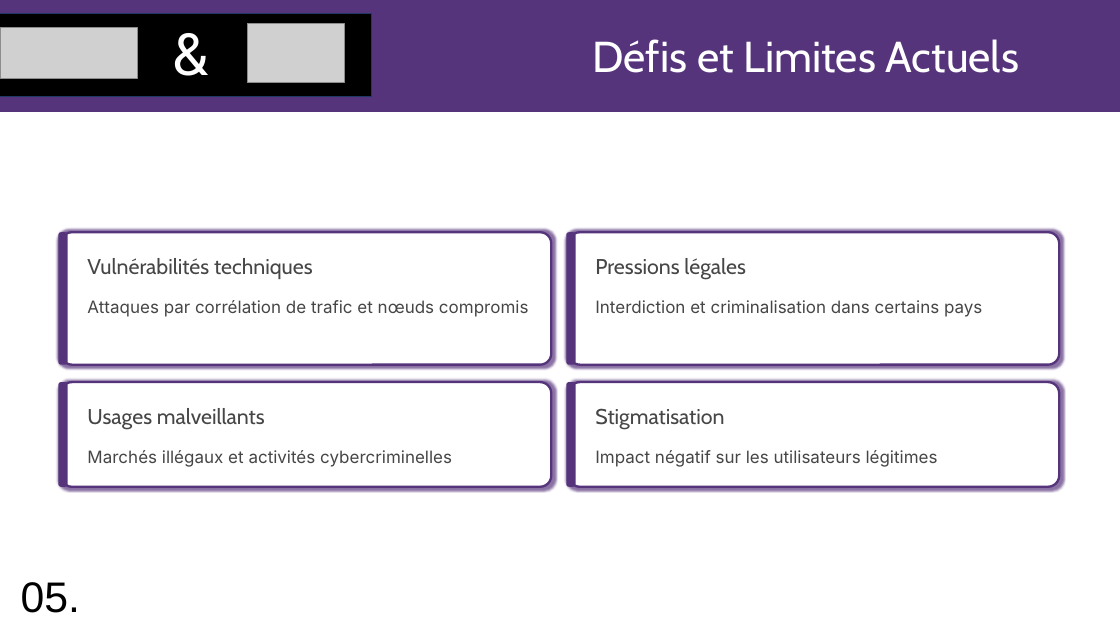
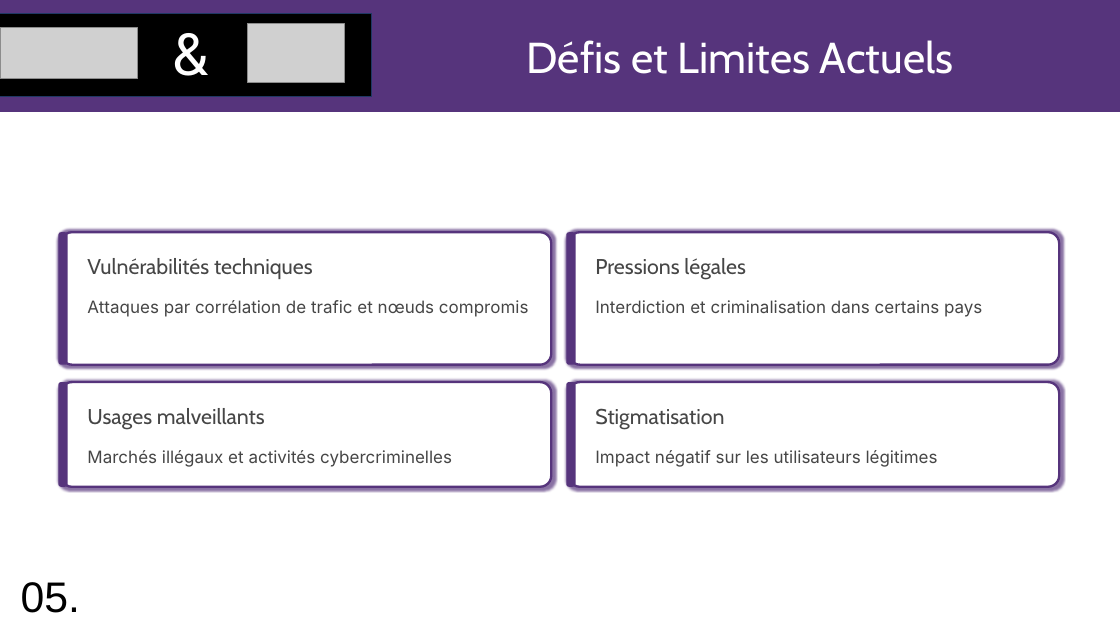
Before and after one commit to yallali-iut90/truc-de-cour-, a slide deck: slide 7 of Tails-et-Tor-Aspects-Techniques-et-Politiques (4).odp. Drawn at 1120x630 pixels with LibreOffice and Linux fonts; fonts in the diff are those of the drawing; grey boxes stand for pictures; background and template pictures are left out. Boxes give left, top, right and bottom in pixels: in the first picture for what was removed or moved away, otherwise in the second. Text is boxed around its words. In the diff, an @@ line names an element or a change of style, - is before the commit and + after.

```diff
--- a/Tails-et-Tor-Aspects-Techniques-et-Politiques (4).odp
+++ b/Tails-et-Tor-Aspects-Techniques-et-Politiques (4).odp
@@ text "Défis et Limites Actuels": place and size @@
-text "Défis et Limites Actuels" at [593, 39, 1019, 73]
+text "Défis et Limites Actuels" at [527, 40, 953, 74]
```
Also in this commit, not shown: 6 other slides changed.
